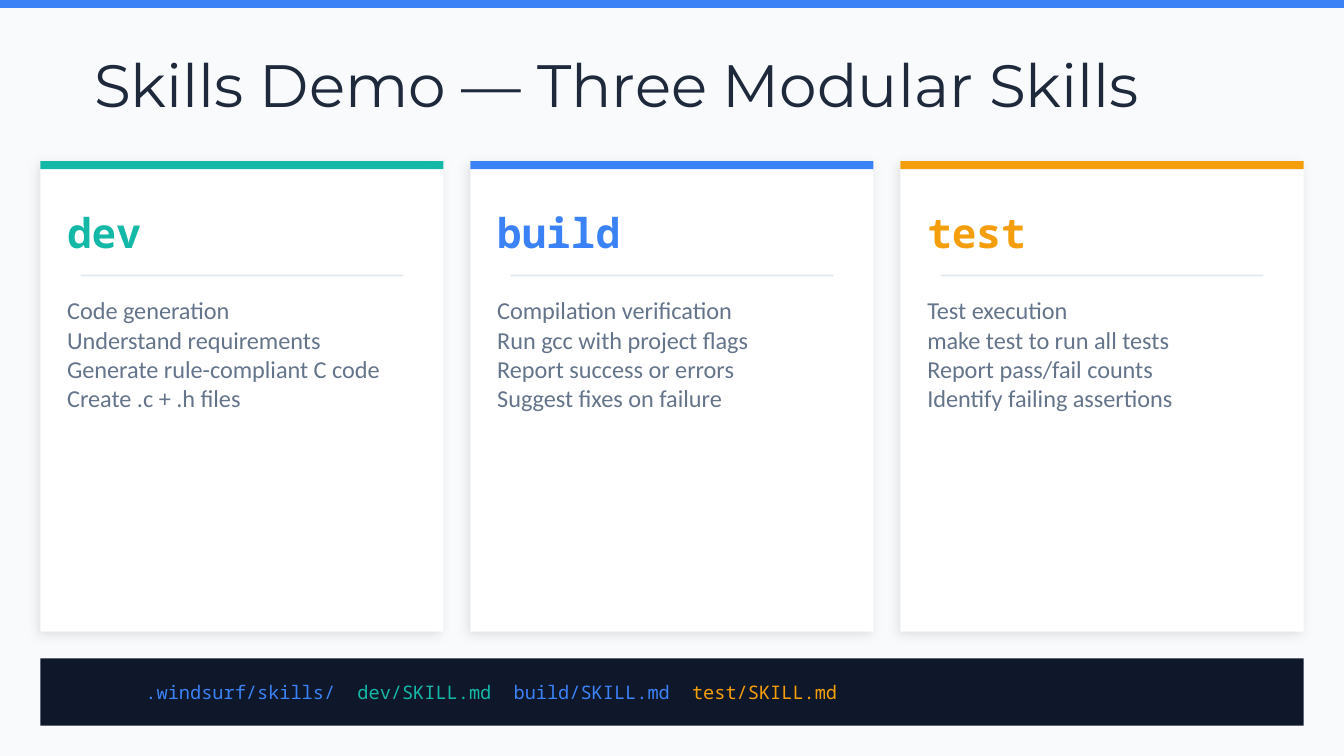
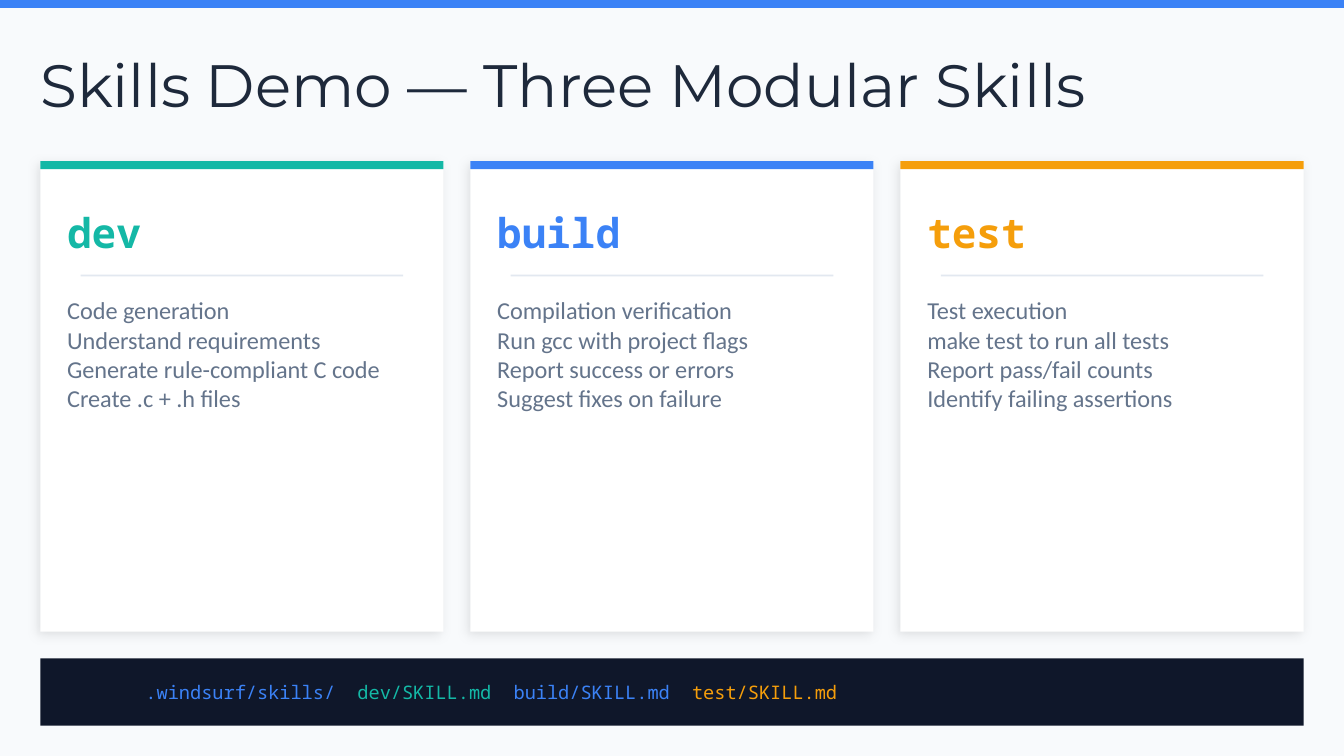
Before and after one commit to chenkunyuan/ai-tools-intro-sharing, a slide deck: slide 8 of AI_Getting_Started_with_AI_Tools.pptx. Drawn at 1344x756 pixels with LibreOffice and Linux fonts; fonts in the diff are those of the drawing. Boxes give left, top, right and bottom in pixels: in the first picture for what was removed or moved away, otherwise in the second. Text is boxed around its words. In the diff, an @@ line names an element or a change of style, - is before the commit and + after.

Commit message:
feat: add MCP demo config and update docs

```diff
--- a/AI_Getting_Started_with_AI_Tools.pptx
+++ b/AI_Getting_Started_with_AI_Tools.pptx
@@ text "Skills Demo — Three Modular ...": place and size @@
-text "Skills Demo — Three Modular ..." at (94,62,1139,108)
+text "Skills Demo — Three Modular ..." at (40,62,1085,108)
```
Also in this commit, not shown: 6 other slides changed, 4 other files.
